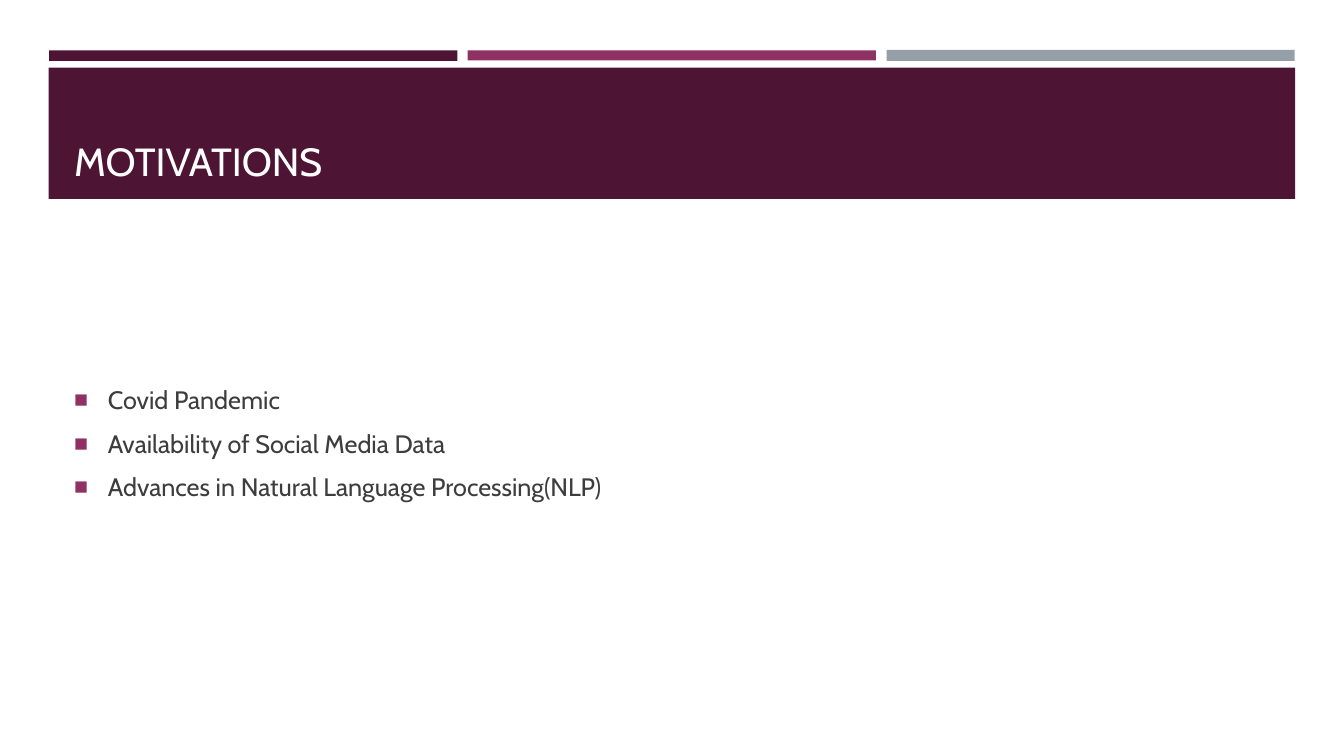
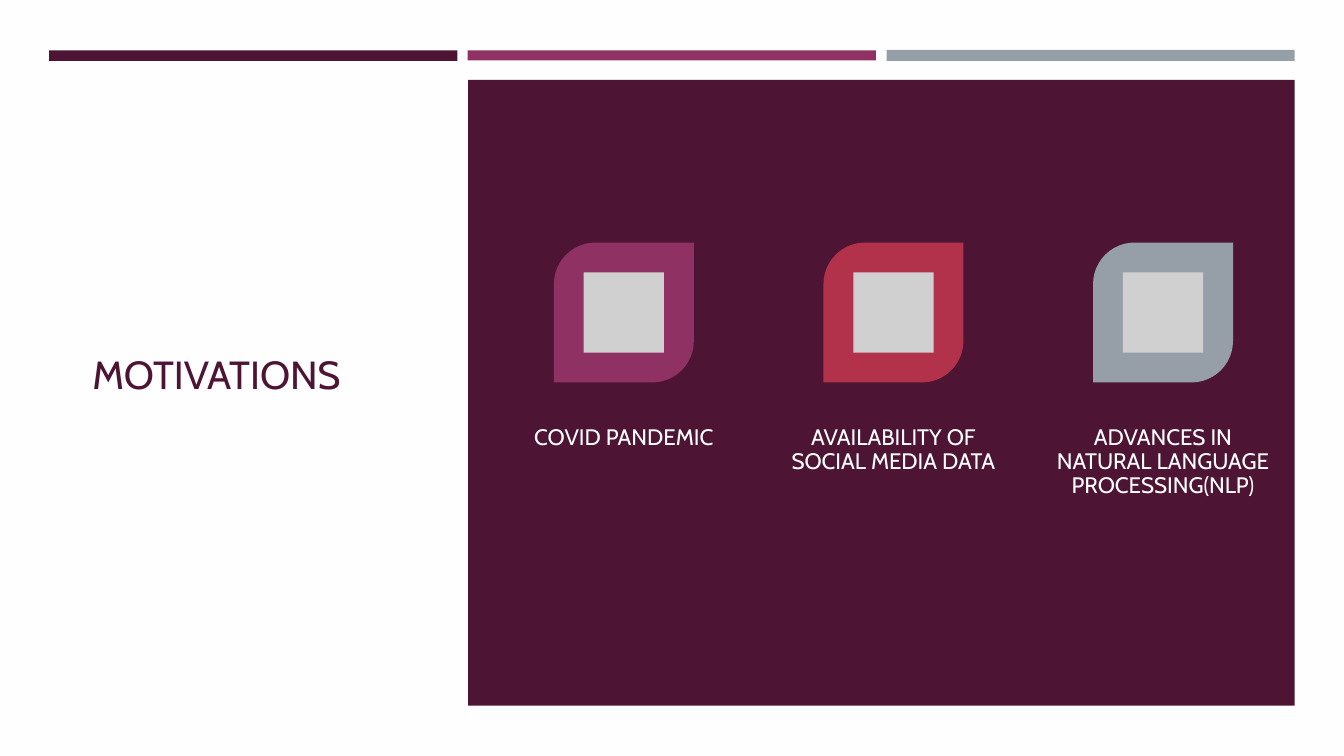
Before and after one commit to noah-sheldon/thesis_msc, a slide deck: slide 2 of Public Sentiment on Social Media-Noah.pptx. Drawn at 1344x756 pixels with LibreOffice and Linux fonts; fonts in the diff are those of the drawing; grey boxes stand for pictures. Boxes give left, top, right and bottom in pixels: in the first picture for what was removed or moved away, otherwise in the second. Text is boxed around its words. In the diff, an @@ line names an element or a change of style, - is before the commit and + after.

```diff
--- a/Public Sentiment on Social Media-Noah.pptx
+++ b/Public Sentiment on Social Media-Noah.pptx
@@ background #FFFFFF to gradient #757575 to #343434 @@
@@ rectangle added at [0, 0, 1344, 756], fill #FFFEFF @@
@@ rectangle removed at [48, 68, 1296, 199] @@
@@ rectangle added at [468, 80, 1295, 706], fill #4D1434 @@
@@ title "MOTIVATIONS": place and size @@
-title "MOTIVATIONS" at [74, 148, 322, 177]
+title "MOTIVATIONS" at [92, 361, 340, 390]
@@ title "MOTIVATIONS" at [92, 361, 340, 390]: text colour #FFFFFF to #4D1434; vertical alignment bottom to middle @@
@@ text removed at [108, 390, 601, 503] @@
-■ Covid Pandemic
-■ Availability of Social Media Data
-■ Advances in Natural Language Processing(NLP)
@@ group added at [534, 243, 1269, 496]: 3 round diag rects, 3 pictures, 3 texts @@
+COVID PANDEMIC
+AVAILABILITY OF SOCIAL MEDIA DATA
+ADVANCES IN NATURAL LANGUAGE PROCESSING(NLP)
```
Also in this commit, not shown: 4 other slides changed, 12 slides added, 1 slide removed.
